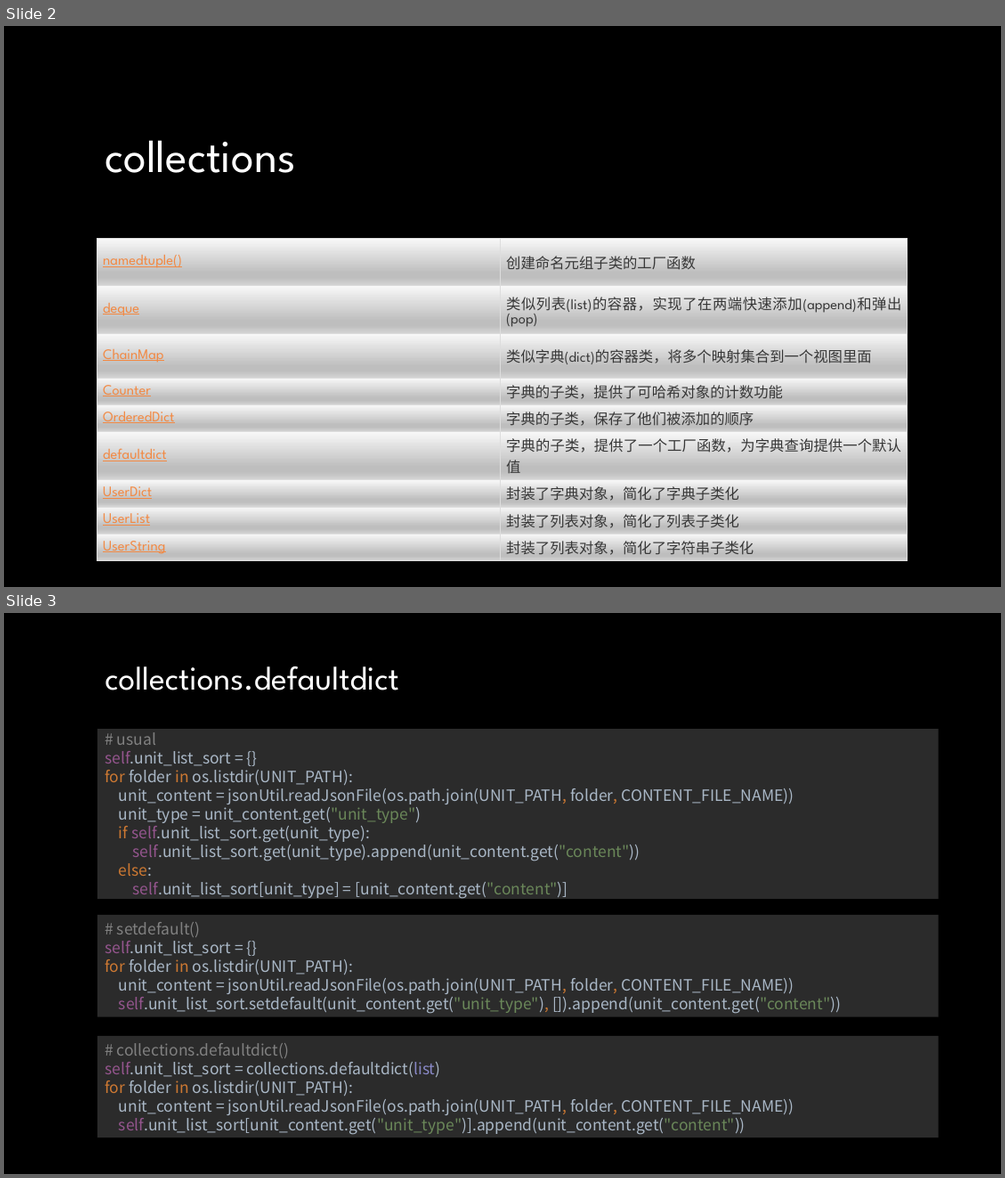
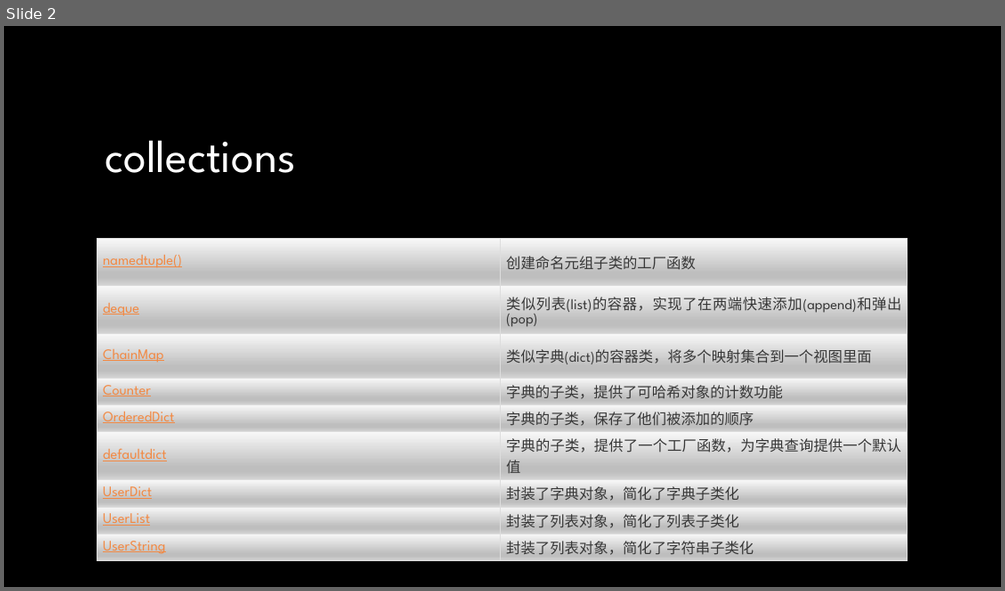
Before and after one commit to Darr-en1/ppt, a slide deck: python内置语法让你的代码pythonic.pptx. Shown one above the other, each under a label of ours: slides 2 and 3 before the commit, slide 2 after it. The pictures are 1005x1178 and 1005x591 pixels, drawn with LibreOffice and Linux fonts; fonts in the diff are those of the drawing; background and template pictures are left out. Boxes give left, top, right and bottom in pixels: in the first picture for what was removed or moved away, otherwise in the second. Text is boxed around its words. In the diff, an @@ line names an element or a change of style, - is before the commit and + after.

```diff
--- a/python内置语法让你的代码pythonic.pptx
+++ b/python内置语法让你的代码pythonic.pptx
@@ slide 3 removed at box(4, 613, 1001, 1174), background picture (left out) @@
@@ title removed at box(105, 666, 399, 690) @@
-collections.defaultdict
@@ text removed at box(97, 725, 938, 902) @@
-# usual
-self.unit_list_sort = {}
-for folder in os.listdir(UNIT_PATH):
-unit_content = jsonUtil.readJsonFile(os.path.join(UNIT_PATH, folder, CONTENT_FILE_NAME))
-unit_type = unit_content.get("unit_type")
-if self.unit_list_sort.get(unit_type):
-self.unit_list_sort.get(unit_type).append(unit_content.get("content"))
-else:
-self.unit_list_sort[unit_type] = [unit_content.get("content")]
@@ rectangle removed at box(97, 915, 938, 1016) @@
-# setdefault()
-self.unit_list_sort = {}
-for folder in os.listdir(UNIT_PATH):
-unit_content = jsonUtil.readJsonFile(os.path.join(UNIT_PATH, folder, CONTENT_FILE_NAME))
-self.unit_list_sort.setdefault(unit_content.get("unit_type"), []).append(unit_content.get("content"))
@@ rectangle removed at box(97, 1036, 938, 1137) @@
-# collections.defaultdict()
-self.unit_list_sort = collections.defaultdict(list)
-for folder in os.listdir(UNIT_PATH):
-unit_content = jsonUtil.readJsonFile(os.path.join(UNIT_PATH, folder, CONTENT_FILE_NAME))
-self.unit_list_sort[unit_content.get("unit_type")].append(unit_content.get("content"))
```
Also in this commit, not shown: 1 slide added.
